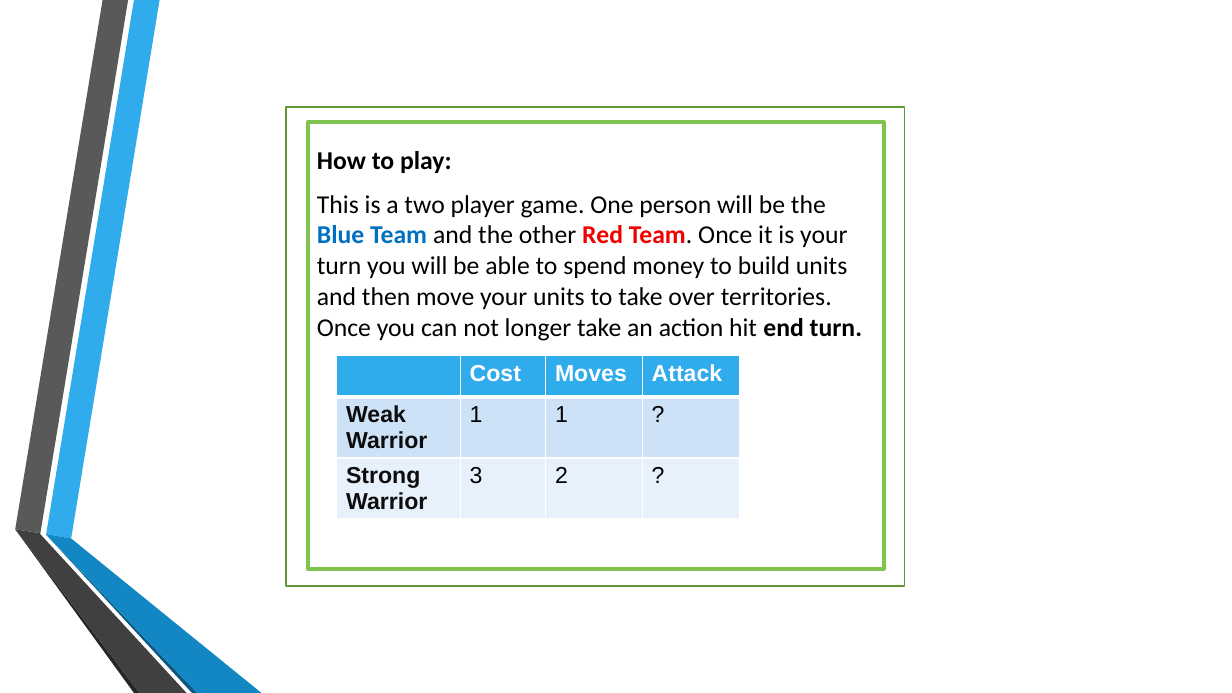
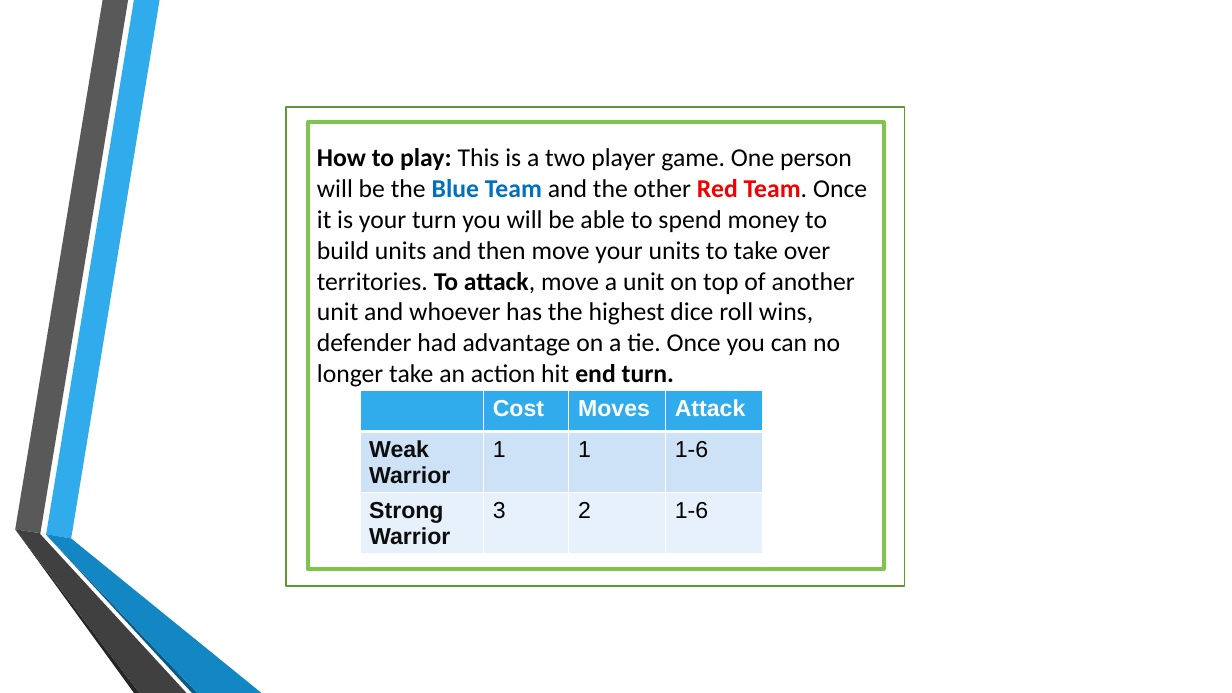
Before and after one commit to oplS16projects/Martin-and-Mulyo-RacketFantasy, a slide deck: slide 8 of RacketProject.pptx. Drawn at 1232x693 pixels with LibreOffice and Linux fonts; fonts in the diff are those of the drawing; background and template pictures are left out. Boxes give left, top, right and bottom in pixels: in the first picture for what was removed or moved away, otherwise in the second. Text is boxed around its words. In the diff, an @@ line names an element or a change of style, - is before the commit and + after.

Commit message:
modified:   RacketProject.pptx 	modified:   Web_Page_Suff/css/menu.css 	new file:   Web_Page_Suff/img/Martin.jpg 	new file:   Web_Page_Suff/img/Yusuf.jpg 	new file:   Web_Page_Suff/img/game11.jpg 	new file:   Web_Page_Suff/img/game22.jpg 	modified:   Web_Page_Suff/img/game3.JPG 	new file:   Web_Page_Suff/img/game33.jpg 	new file:   Web_Page_Suff/img/helper.jpg 	modified:   game_web_page.html

```diff
--- a/RacketProject.pptx
+++ b/RacketProject.pptx
@@ text in rectangle at box(317, 148, 867, 387): text changed @@
-How to play:
-This is a two player game. One person will be the Blue Team and the other Red Team. Once it is your turn you will be able to spend money to build units and then move your units to take over territories. Once you can not longer take an action hit end turn.
+How to play: This is a two player game. One person will be the Blue Team and the other Red Team. Once it is your turn you will be able to spend money to build units and then move your units to take over territories. To attack, move a unit on top of another unit and whoever has the highest dice roll wins, defender had advantage on a tie. Once you can no longer take an action hit end turn.
@@ table at box(360, 391, 763, 561) @@
-row 2, column 4: ?
+row 2, column 4: 1-6
-row 3, column 4: ?
+row 3, column 4: 1-6
@@ table: place and size @@
-table at box(337, 356, 740, 526)
+table at box(360, 391, 763, 561)
```
Also in this commit, not shown: 9 other files.
